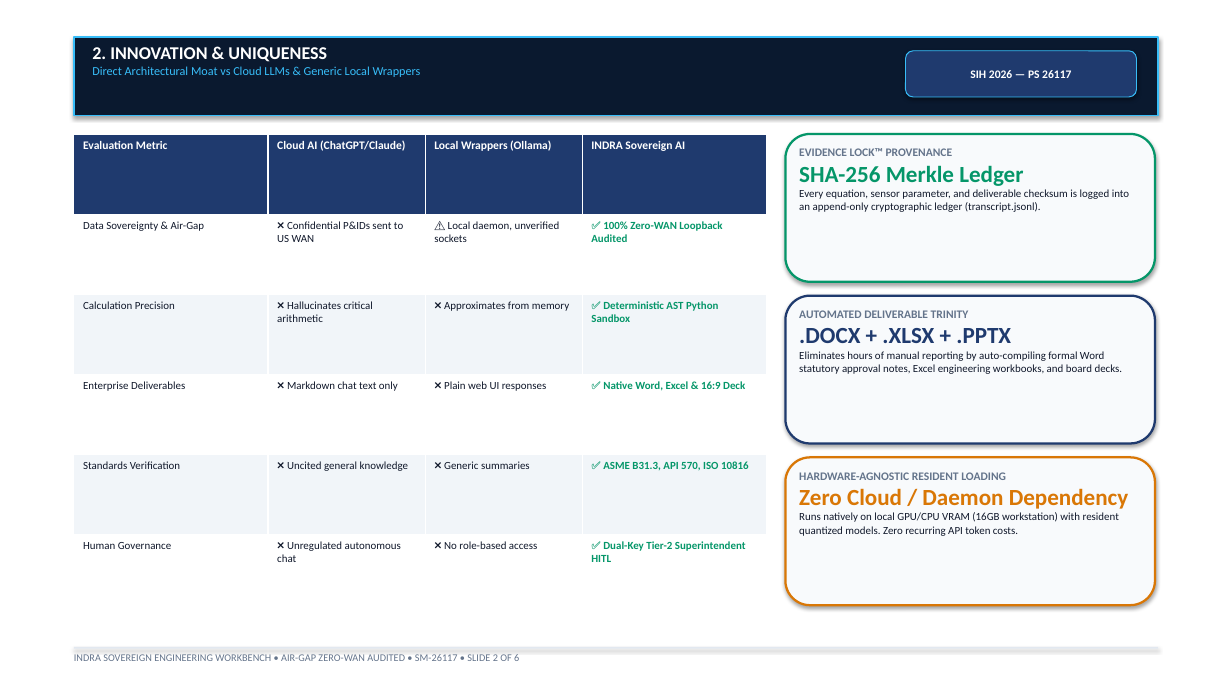
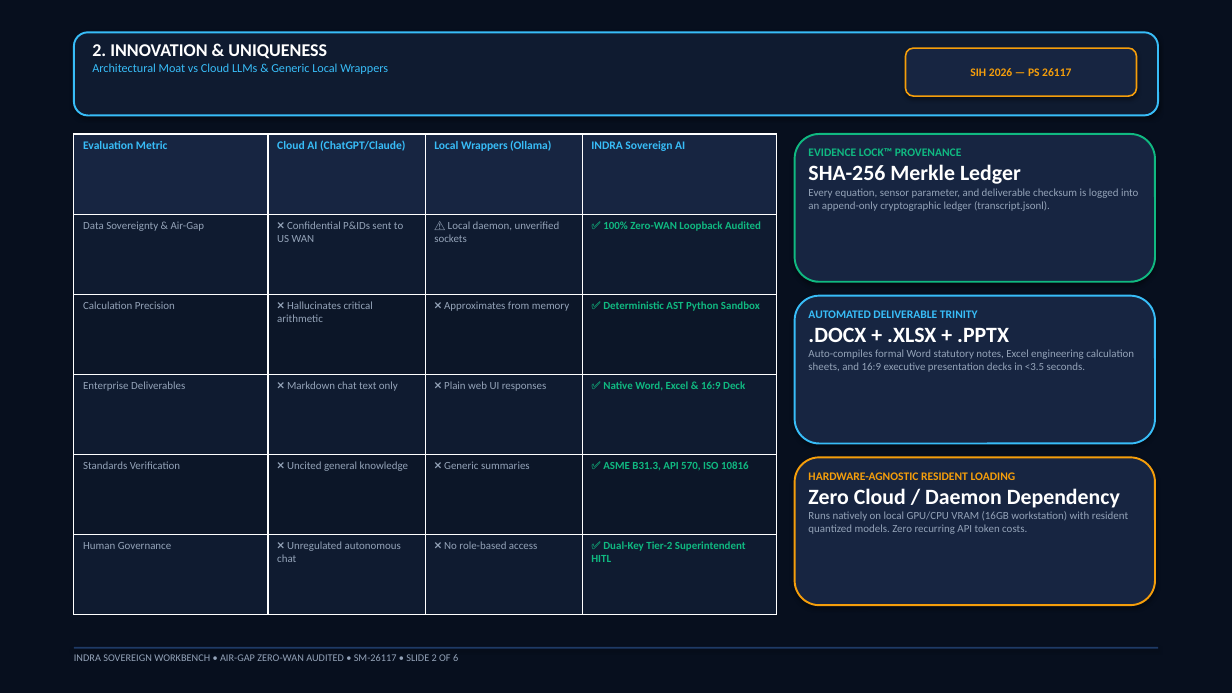
Before and after one commit to prushidhar/SIH260117, a slide deck: slide 2 of INDRA_SIH_Winning_Deck_6_Slides.pptx. Drawn at 1232x693 pixels with LibreOffice and Linux fonts; fonts in the diff are those of the drawing. Boxes give left, top, right and bottom in pixels: in the first picture for what was removed or moved away, otherwise in the second. Text is boxed around its words. In the diff, an @@ line names an element or a change of style, - is before the commit and + after.

Commit message:
feat(ppt): upgrade SIH presentation to military-grade dark theme across all 6 slides

```diff
--- a/INDRA_SIH_Winning_Deck_6_Slides.pptx
+++ b/INDRA_SIH_Winning_Deck_6_Slides.pptx
@@ rectangle: place and size @@
-rectangle at (74, 37, 1158, 116)
+rectangle at (0, 0, 1232, 693)
@@ rectangle at (0, 0, 1232, 693): fill #0A192F to #070F1E; outline #38BDF8 1.5 pt to none @@
@@ rounded rectangle added at (74, 32, 1158, 116), fill #0F1B30, outline #38BDF8 1.5 pt @@
@@ rounded rectangle "SIH 2026 — PS 26117" at (906, 48, 1137, 96): text colour #FFFFFF to #F59E0B; fill #1F3A6E to #172541; outline #38BDF8 0.75 pt to #F59E0B 1.25 pt @@
@@ text at (92, 63, 388, 74): text changed @@
-Direct Architectural Moat vs Cloud LLMs & Generic Local Wrappers
+Architectural Moat vs Cloud LLMs & Generic Local Wrappers
@@ table at (74, 134, 776, 615) @@
@@ fill #1F3A6E to #172541 in row 1 @@
@@ fill #FFFFFF to #0F1B30 in 12 cells @@
@@ fill #F1F5F9 to #0C1628 in 8 cells @@
@@ text colour #FFFFFF to #38BDF8 in "Evaluation Metric", "Cloud AI (ChatGPT/Claude)", "Local Wrappers (Ollama)", "INDRA Sovereign AI" @@
@@ text colour #0F172A to #94A3B8 in "Data Sovereignty & Air-Gap", "❌ Confidential P&IDs sent to US WAN", "⚠️ Local daemon, unverified sockets", "Calculation Precision" and 11 more places @@
@@ text colour #059669 to #10B981 in "✅ 100% Zero-WAN Loopback Audited", "✅ Deterministic AST Python Sandbox", "✅ Native Word, Excel & 16:9 Deck", "✅ ASME B31.3, API 570, ISO 10816" and 1 more places @@
@@ table: place and size @@
-table at (74, 134, 767, 615)
+table at (74, 134, 776, 615)
@@ rounded rectangle: place and size @@
-rounded rectangle at (786, 134, 1155, 282)
+rounded rectangle at (795, 134, 1155, 282)
@@ rounded rectangle at (795, 134, 1155, 282): fill #F8FAFC to #172541; outline #059669 1.75 pt to #10B981 1.5 pt @@
@@ text "EVIDENCE LOCK™ PROVENANCE": place and size @@
-text "EVIDENCE LOCK™ PROVENANCE" at (799, 148, 1129, 212)
+text "EVIDENCE LOCK™ PROVENANCE" at (808, 148, 1138, 211)
@@ text "EVIDENCE LOCK™ PROVENANCE" at (808, 148, 1138, 211): text colour #64748B to #10B981 in "EVIDENCE LOCK™ PROVENANCE"; size 18 to 17 pt, text colour #059669 to #FFFFFF in "SHA-256 Merkle Ledger"; text colour #0F172A to #94A3B8 in "Every equation, sensor parameter, and deliverable checksum ..." @@
@@ rounded rectangle: place and size @@
-rounded rectangle at (786, 296, 1155, 444)
+rounded rectangle at (795, 296, 1155, 444)
@@ rounded rectangle at (795, 296, 1155, 444): fill #F8FAFC to #172541; outline #1F3A6E 1.75 pt to #38BDF8 1.5 pt @@
@@ text at (808, 310, 1009, 342): text colour #64748B to #38BDF8 in "AUTOMATED DELIVERABLE TRINITY"; size 18 to 17 pt, text colour #1F3A6E to #FFFFFF in ".DOCX + .XLSX + .PPTX" @@
@@ text "AUTOMATED DELIVERABLE TRINITY": place and size @@
-text "AUTOMATED DELIVERABLE TRINITY" at (799, 310, 1123, 374)
+text "AUTOMATED DELIVERABLE TRINITY" at (808, 310, 1134, 372)
@@ text at (808, 349, 1134, 372): text changed; text colour #0F172A to #94A3B8 @@
-Eliminates hours of manual reporting by auto-compiling formal Word statutory approval notes, Excel engineering workbooks, and board decks.
+Auto-compiles formal Word statutory notes, Excel engineering calculation sheets, and 16:9 executive presentation decks in <3.5 seconds.
@@ rounded rectangle: place and size @@
-rounded rectangle at (786, 457, 1155, 605)
+rounded rectangle at (795, 457, 1155, 605)
@@ rounded rectangle at (795, 457, 1155, 605): fill #F8FAFC to #172541; outline #D97706 1.75 pt to #F59E0B 1.5 pt @@
@@ text "HARDWARE-AGNOSTIC RESIDENT LOADING": place and size @@
-text "HARDWARE-AGNOSTIC RESIDENT LOADING" at (799, 472, 1128, 536)
+text "HARDWARE-AGNOSTIC RESIDENT LOADING" at (808, 472, 1128, 534)
@@ text "HARDWARE-AGNOSTIC RESIDENT LOADING" at (808, 472, 1128, 534): text colour #64748B to #F59E0B in "HARDWARE-AGNOSTIC RESIDENT LOADING"; size 18 to 17 pt, text colour #D97706 to #FFFFFF in "Zero Cloud / Daemon Dependency"; text colour #0F172A to #94A3B8 in "Runs natively on local GPU/CPU VRAM (16GB ..." @@
@@ text at (74, 654, 458, 661): text changed; text colour #64748B to #94A3B8 @@
-INDRA SOVEREIGN ENGINEERING WORKBENCH • AIR-GAP ZERO-WAN AUDITED • SM-26117 • SLIDE 2 OF 6
+INDRA SOVEREIGN WORKBENCH • AIR-GAP ZERO-WAN AUDITED • SM-26117 • SLIDE 2 OF 6
@@ rectangle at (74, 647, 1158, 649): fill #E2E8F0 to #1E3A66 @@
```
Also in this commit, not shown: 5 other slides changed, 1 other file.
